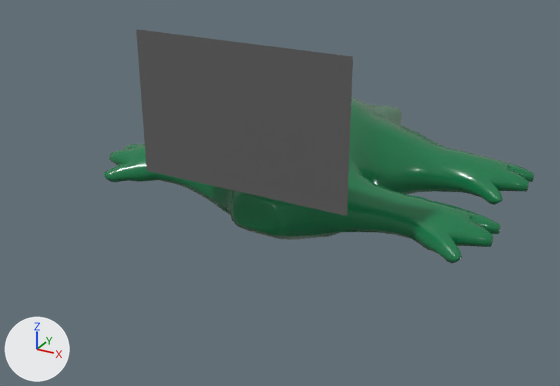
What one commit did to the FBX model MS/Assets/Models/Enemy/Computer Aligator Enemy/PC_main_model.fbx.
Camera for both pictures: a 50 mm camera at (0.505, -0.682, 0.481) aimed at (-0.011, 0.256, 0.012). The lights are fixed; the arrows at lower left show +X, +Y and +Z. Where no turn or scale is listed for an object, it has been applied to the vertices.

Objects in the first picture: 'screen', 'wani'.
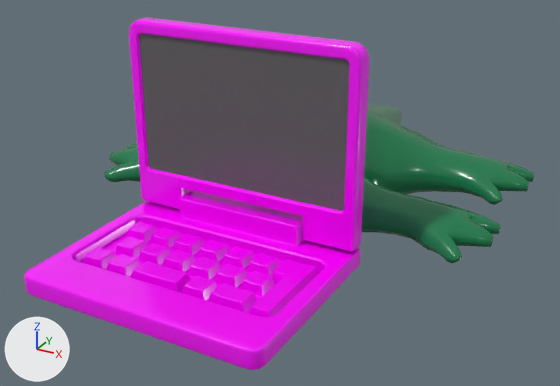
Where the newer file only moved an object's origin or applied its transform, the numbers keep the older frame.

Changed parts and their boxes (x1, y1, x2, y2) in the pictures (560 x 386 px):
'PC', now drawn (pink)
    after: (24, 17, 370, 370)

What changed in the scene script:
```text
Add mat_pink:
    mat_pink = principled_material('pink')
    mat_pink.base_color = (1.0, 0.0, 1.0)  # pink #ff00ff
    mat_pink.roughness = 0.2
Add me_mesh_001_1:
    me_mesh_001_1.from_pydata(...)  # 3309 vertices, 3073 faces; spans x -16.8..16.8, y -14.7..14.7, z -13.3..13.3
    me_mesh_001_1.materials.append(mat_pink)  # pink #ff00ff
Change ob_pc:
    ob_pc: bpy.data.objects.new('PC', None) -> bpy.data.objects.new('PC', me_mesh_001_1)
```
